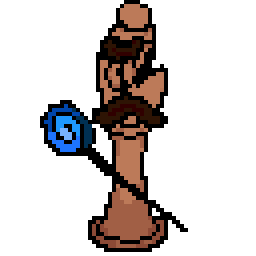
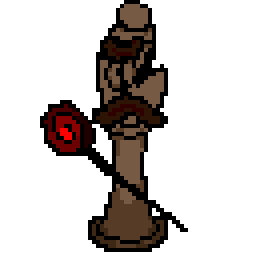
Revision of a layered 256 x 256 image; what changed, layer by layer:
painted on "Staff" over <box>44,66,164,248</box>
removed layer "Öga" over <box>64,4,164,128</box>
removed layer "Ball" over <box>100,4,152,64</box>
painted on "Body" over <box>44,4,164,248</box>
